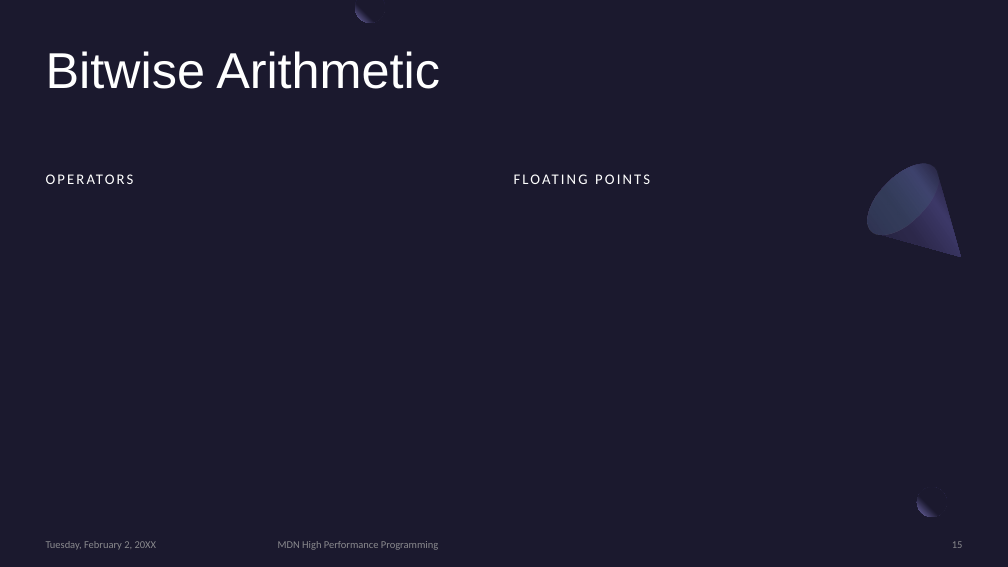
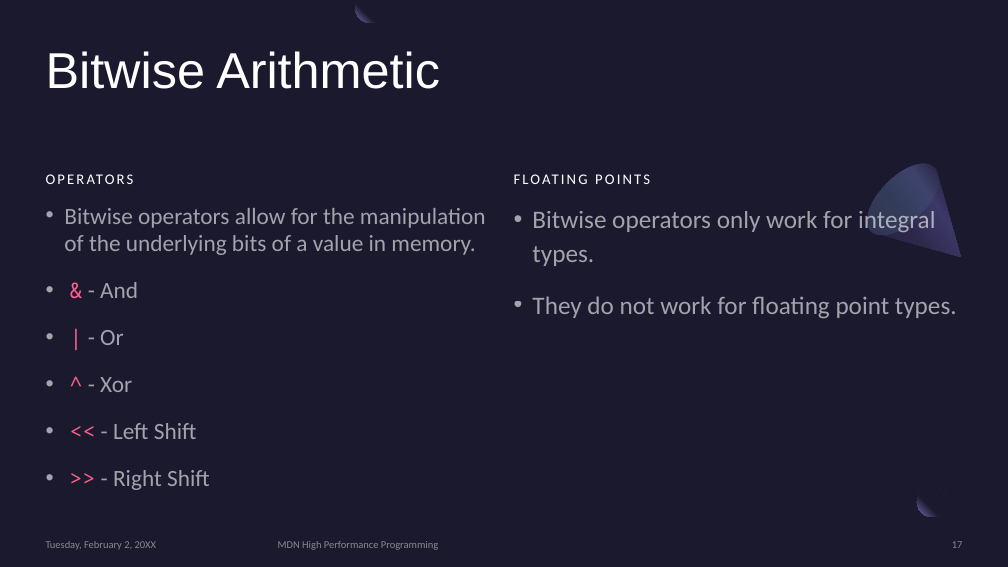
Before and after one commit to MonashDeepNeuron/HPP, a slide deck: slide 17 of content/week1/slides/week1.pptx (slide 15 before the commit). Drawn at 1008x567 pixels with LibreOffice and Linux fonts; fonts in the diff are those of the drawing. Boxes give left, top, right and bottom in pixels: in the first picture for what was removed or moved away, otherwise in the second. Text is boxed around its words. In the diff, an @@ line names an element or a change of style, - is before the commit and + after.

```diff
--- a/content/week1/slides/week1.pptx
+++ b/content/week1/slides/week1.pptx
@@ text added at (x1=64, y1=208, x2=486, y2=490), 22.2 pt, text #FFFFFF at 60% opacity @@
+• Bitwise operators allow for the manipulation of the underlying bits of a value in memory.
+• & - And
+• | - Or
+• ^ - Xor
+• << - Left Shift
+• >> - Right Shift
@@ text added at (x1=532, y1=208, x2=957, y2=318), 24 pt, text #FFFFFF at 60% opacity @@
+• Bitwise operators only work for integral types.
+• They do not work for floating point types.
```
Also in this commit, not shown: 6 other slides changed, 5 slides added, 7 slides removed.
